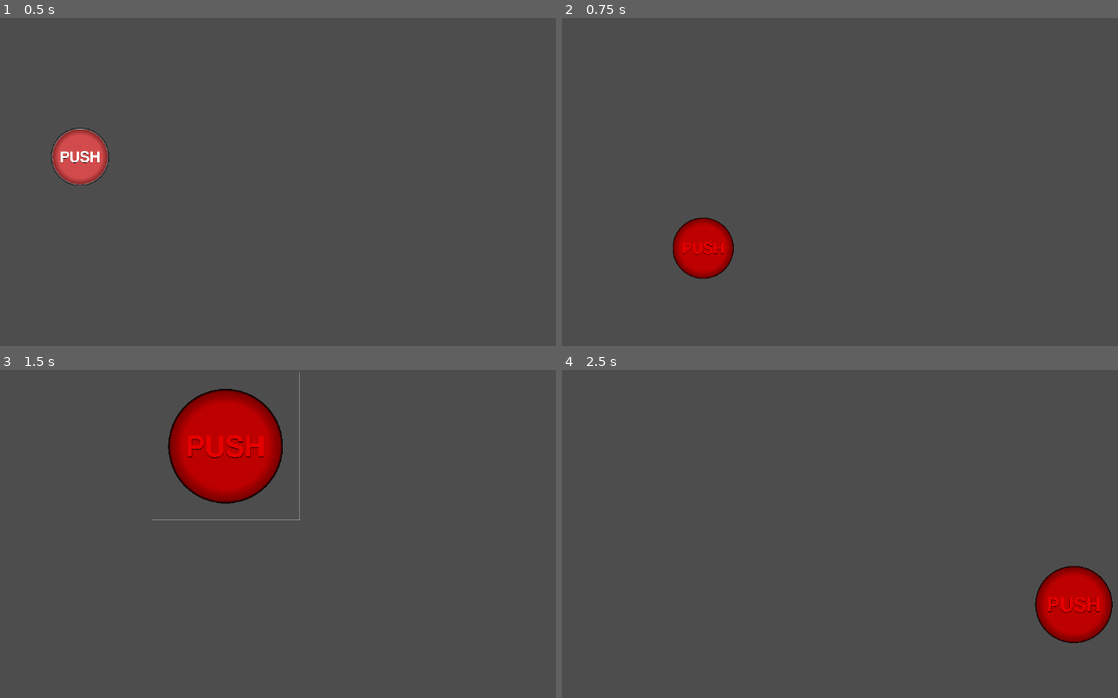
Above: before the commit, frames 1-4 (two rows, left to right).
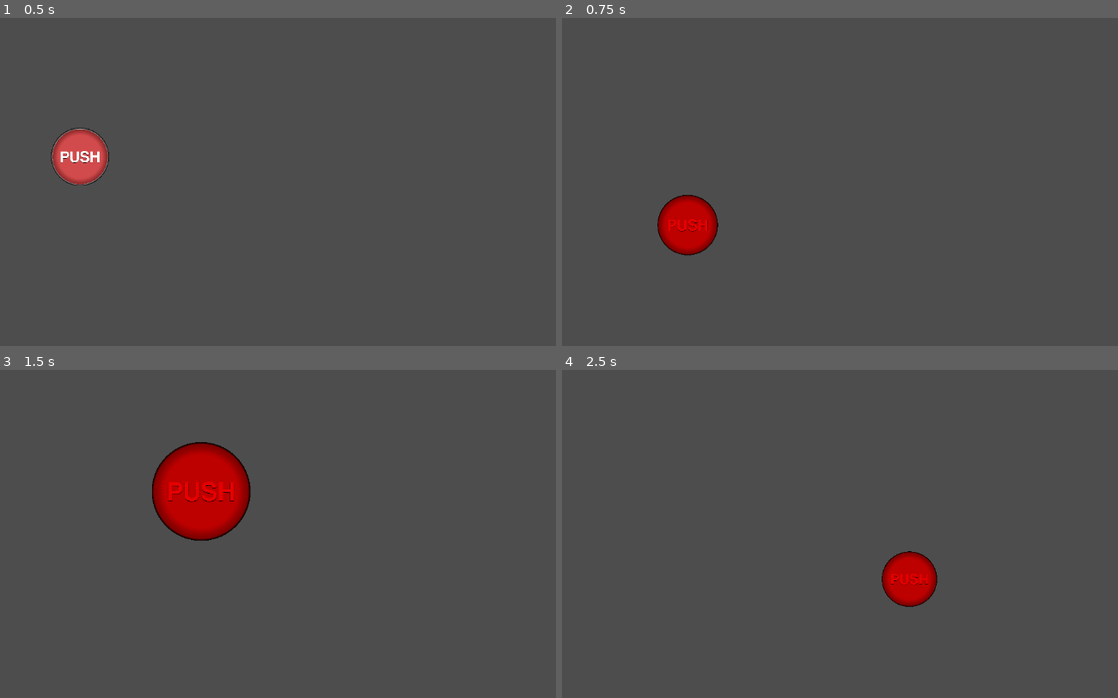
Above: after the commit, the same moments.

Repository: aeriab/gift-jam-2025
Game: Godot game, scene res://scenes/cookieClicker.tscn
The game is run twice, just before and just after one commit, with the same random seed, the same clock (stepped at 60 frames per second) and the same inputs. This scene is started directly instead of the project's main scene.
Inputs (mouse positions are in pixels of both pictures, inside the frame that each line leads up to):
- Up to frame 1 (0.5 s): no input
- Up to frame 2 (0.75 s): click (639, 155) at 0.5 s
- Up to frame 3 (1.5 s): tap Enter at 1.25 s; hold Right (ui_right) from 1.28 s (still down)
- Up to frame 4 (2.5 s): keep holding Right (ui_right); tap Space (jump_action) at 1.52, 2.27 s

Frame 1 is identical in both runs. In frame 2, 2.2% of the frame differs, in the area x 17-31%, y 53-80%; in frame 3, 7.1%, in the area x 27-54%, y 0-53%; in frame 4, 3.9%.

Commit message:
tweened movement

Diff:
--- a/scenes/cookieClicker.tscn
+++ b/scenes/cookieClicker.tscn
@@ -1,11 +1,27 @@
-[gd_scene load_steps=6 format=3 uid="uid://cck3ol6ehi8nw"]
+[gd_scene load_steps=14 format=3 uid="uid://cck3ol6ehi8nw"]
 
 [ext_resource type="Script" path="res://scenes/cookie_clicker.gd" id="1_a8xpw"]
 [ext_resource type="Texture2D" uid="uid://wnkib8gowh8b" path="res://assets/button.png" id="1_fb4d5"]
 
+[sub_resource type="StyleBoxEmpty" id="StyleBoxEmpty_yprfo"]
+
+[sub_resource type="StyleBoxEmpty" id="StyleBoxEmpty_eiwe3"]
+
+[sub_resource type="StyleBoxEmpty" id="StyleBoxEmpty_lstdf"]
+
+[sub_resource type="StyleBoxEmpty" id="StyleBoxEmpty_a2tyy"]
+
+[sub_resource type="StyleBoxEmpty" id="StyleBoxEmpty_onsnj"]
+
+[sub_resource type="StyleBoxEmpty" id="StyleBoxEmpty_4c1m5"]
+
 [sub_resource type="StyleBoxEmpty" id="StyleBoxEmpty_0lheh"]
 
+[sub_resource type="StyleBoxEmpty" id="StyleBoxEmpty_03lt5"]
+
 [sub_resource type="StyleBoxEmpty" id="StyleBoxEmpty_2msn0"]
+
+[sub_resource type="StyleBoxEmpty" id="StyleBoxEmpty_l5fg6"]
 
 [sub_resource type="StyleBoxEmpty" id="StyleBoxEmpty_if5jj"]
 
@@ -29,8 +45,16 @@
 offset_bottom = 2363.0
 scale = Vector2(0.05, 0.05)
 theme_override_colors/icon_hover_color = Color(0.898039, 0, 0, 1)
+theme_override_styles/focus = SubResource("StyleBoxEmpty_yprfo")
+theme_override_styles/disabled_mirrored = SubResource("StyleBoxEmpty_eiwe3")
+theme_override_styles/disabled = SubResource("StyleBoxEmpty_lstdf")
+theme_override_styles/hover_pressed_mirrored = SubResource("StyleBoxEmpty_a2tyy")
+theme_override_styles/hover_pressed = SubResource("StyleBoxEmpty_onsnj")
+theme_override_styles/hover_mirrored = SubResource("StyleBoxEmpty_4c1m5")
 theme_override_styles/hover = SubResource("StyleBoxEmpty_0lheh")
+theme_override_styles/pressed_mirrored = SubResource("StyleBoxEmpty_03lt5")
 theme_override_styles/pressed = SubResource("StyleBoxEmpty_2msn0")
+theme_override_styles/normal_mirrored = SubResource("StyleBoxEmpty_l5fg6")
 theme_override_styles/normal = SubResource("StyleBoxEmpty_if5jj")
 icon = ExtResource("1_fb4d5")
 
--- a/scenes/cookie_clicker.gd
+++ b/scenes/cookie_clicker.gd
@@ -20,11 +20,27 @@
 
 func _on_button_pressed() -> void:
 	Globals.points += 1
+	var tween = get_tree().create_tween().set_parallel()
+	tween.set_ease(Tween.EASE_OUT)
+	tween.set_trans(Tween.TRANS_CUBIC)
+
+
 
 	var xPos = randf_range(xMin, xMax)
 	var yPos = randf_range(yMin, yMax)
 	var scale = randf_range(0.01,0.1)
 
-	button.position = Vector2(xPos, yPos)
-	button.scale = Vector2(scale, scale)
+	tween.tween_property(
+	button,
+	'position',
+	Vector2(xPos, yPos),
+	0.5
+	)
+
+	tween.tween_property(
+	button,
+	'scale',
+	Vector2(scale, scale),
+	0.5
+	)
 	pass # Replace with function body.
Not shown: 1 places in scenes/chill_game.tscn that only renumber resources
